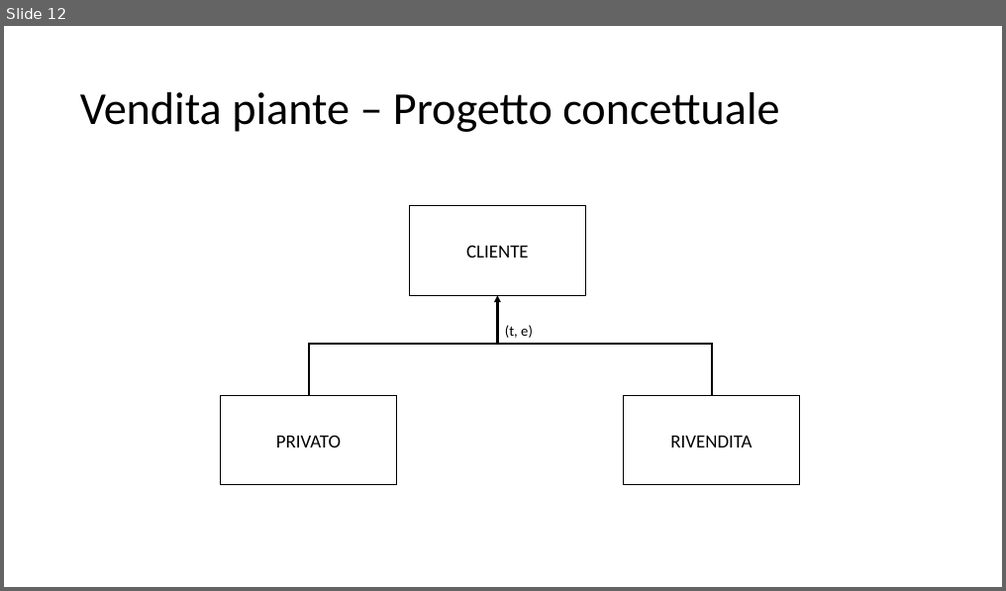
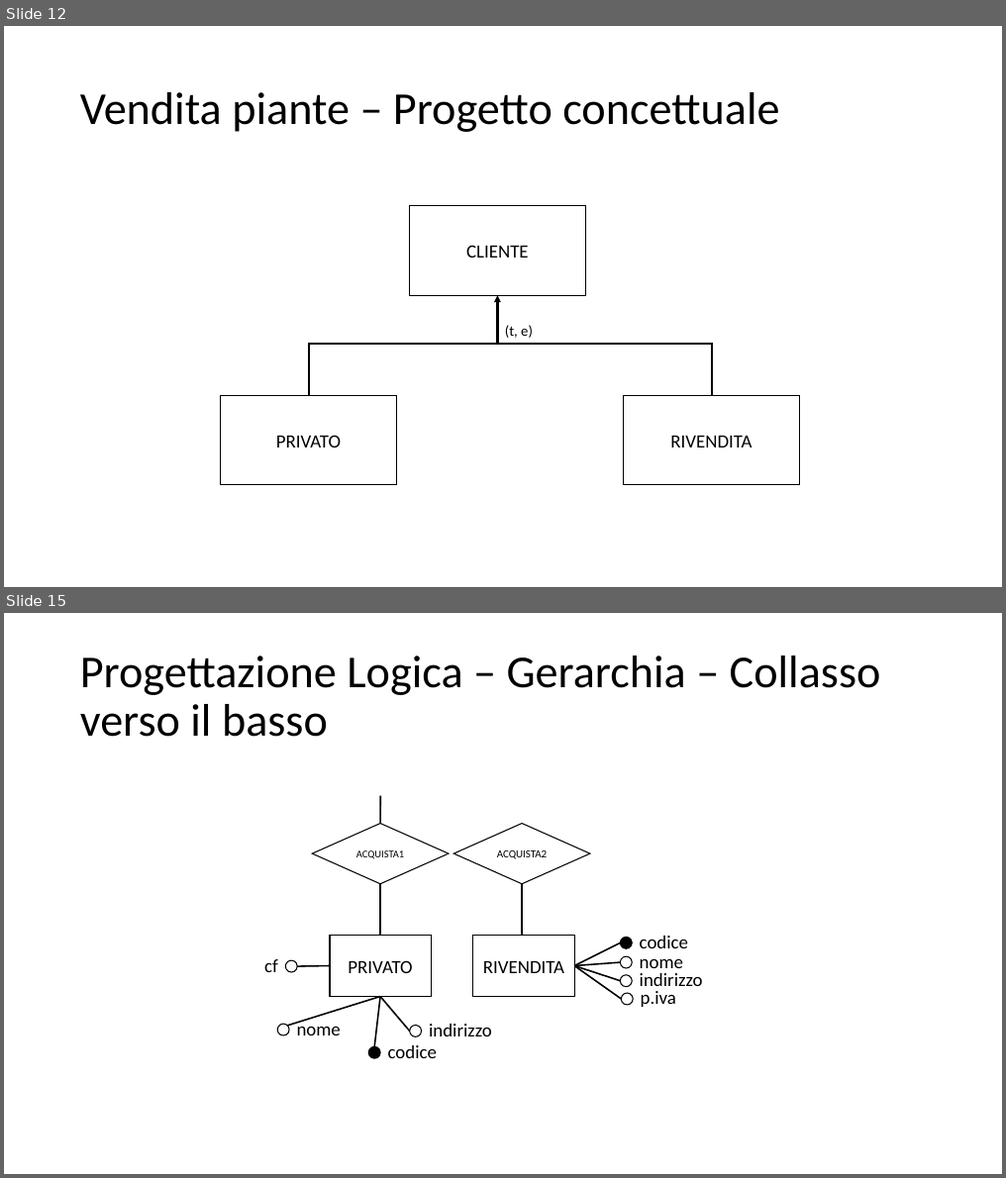
Before and after one commit to davidemaggiulli/agritech_repo3, a slide deck: DBMS – Esercizi.pptx. Shown one above the other, each under a label of ours: slide 12 before the commit, slides 12 and 15 after it; the slides between them are not shown. The pictures are 1006x591 and 1006x1178 pixels, drawn with LibreOffice and Linux fonts; fonts in the diff are those of the drawing. Boxes give left, top, right and bottom in pixels: in the first picture for what was removed or moved away, otherwise in the second. Text is boxed around its words. In the diff, an @@ line names an element or a change of style, - is before the commit and + after.

```diff
--- a/DBMS – Esercizi.pptx
+++ b/DBMS – Esercizi.pptx
@@ slide 15 added at (4,613,1002,1174), background #FFFFFF @@
@@ title added at (80,656,881,737), 44 pt, text #000000 @@
+Progettazione Logica – Gerarchia – Collasso verso il basso
@@ line added from (380, 823) to (380, 796), #000000 1.5 pt @@
@@ diamond added at (313,823,449,884), fill #FFFFFF, outline #000000 1 pt, 10 pt, text #000000 @@
+ACQUISTA1
@@ diamond added at (453,823,590,884), fill #FFFFFF, outline #000000 1 pt, 10.5 pt, text #000000 @@
+ACQUISTA2
@@ line added from (380, 884) to (380, 936), #000000 1.5 pt @@
@@ line added from (522, 884) to (522, 936), #000000 1.5 pt @@
@@ rectangle added at (330,936,431,997), fill #FFFFFF, outline #000000 1 pt, 18 pt, text #000000 @@
+PRIVATO
@@ rectangle added at (473,936,574,997), fill #FFFFFF, outline #000000 1 pt, 18 pt, text #000000 @@
+RIVENDITA
@@ ellipse added at (620,937,632,950), fill #000000, outline #000000 1 pt @@
@@ text added at (640,936,688,949), 18 pt, text #000000 @@
+codice
@@ text added at (264,959,278,972), 18 pt, text #000000 @@
+cf
@@ ellipse added at (285,961,297,973), fill #FFFFFF, outline #000000 1 pt @@
@@ line added from (297, 966) to (330, 966), #000000 1.5 pt @@
@@ line added from (622, 999) to (574, 966), #000000 1.5 pt @@
@@ line added from (620, 943) to (574, 966), #000000 1.5 pt @@
@@ line added from (620, 962) to (574, 966), #000000 1.5 pt @@
@@ line added from (620, 981) to (574, 966), #000000 1.5 pt @@
@@ ellipse added at (620,957,632,968), fill #FFFFFF, outline #000000 1 pt @@
@@ text added at (640,959,683,968), 18 pt, text #000000 @@
+nome
@@ line added from (288, 1026) to (380, 997), #000000 1.5 pt @@
@@ line added from (374, 1048) to (380, 997), #000000 1.5 pt @@
@@ line added from (410, 1032) to (380, 997), #000000 1.5 pt @@
@@ ellipse added at (620,975,632,987), fill #FFFFFF, outline #000000 1 pt @@
@@ ellipse added at (622,993,634,1005), fill #FFFFFF, outline #000000 1 pt @@
@@ text added at (640,973,703,992), 18 pt, text #000000 @@
+indirizzo
@@ text added at (641,991,676,1007), 18 pt, text #000000 @@
+p.iva
@@ ellipse added at (277,1024,289,1036), fill #FFFFFF, outline #000000 1 pt @@
@@ text added at (297,1020,341,1036), 18 pt, text #000000 @@
+nome
@@ ellipse added at (410,1026,422,1038), fill #FFFFFF, outline #000000 1 pt @@
@@ text added at (429,1024,492,1037), 18 pt, text #000000 @@
+indirizzo
@@ ellipse added at (368,1048,380,1059), fill #000000, outline #000000 1 pt @@
@@ text added at (388,1046,437,1059), 18 pt, text #000000 @@
+codice
```
Also in this commit, not shown: 2 slides changed, 4 other slides added, 1 other file.
